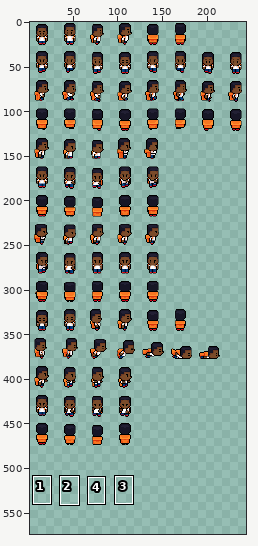
Sprite sheet: assets/art/player/Hero.png. Above: a wide view before the commit, with the close-up outlined.
Close-up. Before the edit:
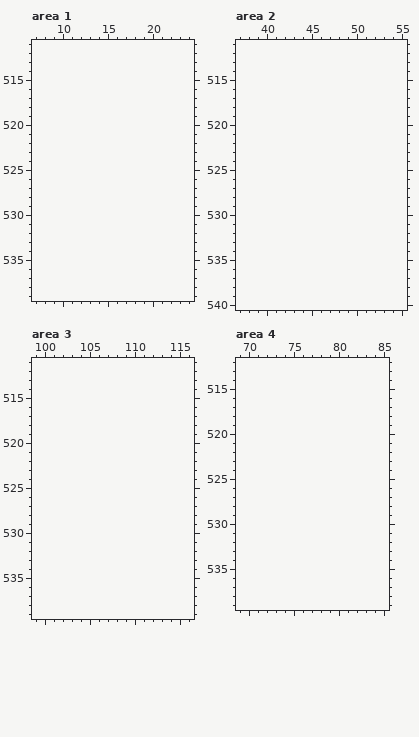
The file is 248x480 pixels. Shown: area 1: x 7..24, y 511..539; area 2: x 37..55, y 511..540; area 3: x 99..116, y 511..539; area 4: x 69..85, y 512..539. The old version is drawn lined up with the new one, on the new canvas. The wide view leaves out empty margins. The commit also changed other parts of the picture, which this record leaves out.
Palette (. is transparent): 
Once edited:
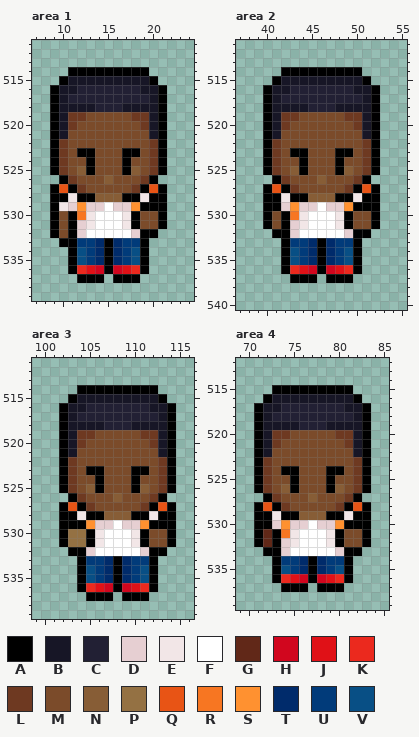
Colours new in this view: A #000000  B #171626  C #222034  D #e6cfd2  E #f2e6e7  F #ffffff  G #612818  H #d1061e  J #e01117  K #eb291e  L #6e3921  M #7b4b2a  N #875d36  P #947143  Q #e85415  R #f77622  S #ff9130  T #002b6b  U #013b7a  V #084f85
The edit:
canvas 248x480 -> 248x576
Changed rows in their new state; - is an unchanged pixel.
Area 1:
first column x 9:
514 --AAAAAAAAA--
515 -ABBBBBBBBBA-
516 ABBCCCCCCCBBA
517 ABCCCCCCCCCBA
518 ABBBBCCCBBBBA
519 ABLLMMMMMLLBA
520 ABLMMMMMMMLBA
521 ABMMMMMMMMMBA
522 ALMMMMMMMMMLA
523 ALMAAMMMAAMLA
524 ALMMAMMMAMMLA
525 ALMNAMMMANMLA
526 -ALMMMNMMMLA-
527 AQALMMMMMLAQA
528 AAEAANNNAAEAA
529 AEDSDDFDDSAAA
530 AMAREFFFEAMMA
531 AMADEFFFEAMMA
532 AMADFFFFFDAA-
533 -AAUUTATUUA--
534 --AVUTATUVA--
535 --AVUTATUVA--
536 --AKJHAHJKA--
537 ---AAA-AAA---
Area 2:
first column x 40:
514 --AAAAAAAAA--
515 -ABBBBBBBBBA-
516 ABBCCCCCCCBBA
517 ABCCCCCCCCCBA
518 ABBBBCCCBBBBA
519 ABLLMMMMMLLBA
520 ABLMMMMMMMLBA
521 ABMMMMMMMMMBA
522 ALMMMMMMMMMLA
523 ALMAAMMMAAMLA
524 ALMMAMMMAMMLA
525 ALMNAMMMANMLA
526 -ALMMMNMMMLA-
527 AQALMMMMMLAQA
528 AAEAANNNAAEAA
529 AADSDDFDDSAAA
530 AMAREFFFEAMMA
531 AMADEFFFEAMMA
532 -AADFFFFFDAA-
533 --AUUTATUUA--
534 --AVUTATUVA--
535 --AVUTATUVA--
536 --AKJHAHJKA--
537 ---AAA-AAA---
Area 3:
first column x 102:
514 --AAAAAAAAA--
515 -ABBBBBBBBBA-
516 ABBCCCCCCCBBA
517 ABCCCCCCCCCBA
518 ABBBBCCCBBBBA
519 ABLLMMMMMLLBA
520 ABLMMMMMMMLBA
521 ABMMMMMMMMMBA
522 ALMMMMMMMMMLA
523 ALMAAMMMAAMLA
524 ALMMAMMMAMMLA
525 ALMNAMMMANMLA
526 -ALMMMNMMMLA-
527 AQALMMMMMLAQA
528 AAEAANNNAAEAA
529 AAASDDFDDSAAA
530 APPAEFFFEAMMA
531 APPAEFFFEAMMA
532 -AADFFFFFDAA-
533 --AUUTATUUA--
534 --AVUTATUVA--
535 --AVUTATUVA--
536 --AKJHAHJKA--
537 ---AAA-AAA---
Area 4:
first column x 71:
515 --AAAAAAAAA--
516 -ABBBBBBBBBA-
517 ABBCCCCCCCBBA
518 ABCCCCCCCCCBA
519 ABBBBCCCBBBBA
520 ABLLMMMMMLLBA
521 ABLMMMMMMMLBA
522 ABMMMMMMMMMBA
523 ALMMMMMMMMMLA
524 ALMAAMMMAAMLA
525 ALMMAMMMAMMLA
526 ALMNAMMMANMLA
527 -ALMMMNMMMLA-
528 AQALMMMMMLAQA
529 AAEAANNNAAEAA
530 AADSDDFDDSAAA
531 AGAREFFFEAMMA
532 AGADEFFFEAMMA
533 -AADFFFFFDAA-
534 --AUUTATUUA--
535 --AVUTATUVA--
536 --AKJHAHJKA--
537 ---AAA-AAA---
Where, in picture pixels (left, top, right, bottom), the same in both close-ups:
added: (50, 67, 167, 283)
added: (263, 67, 380, 283)
added: (59, 385, 176, 601)
added: (254, 385, 371, 592)
